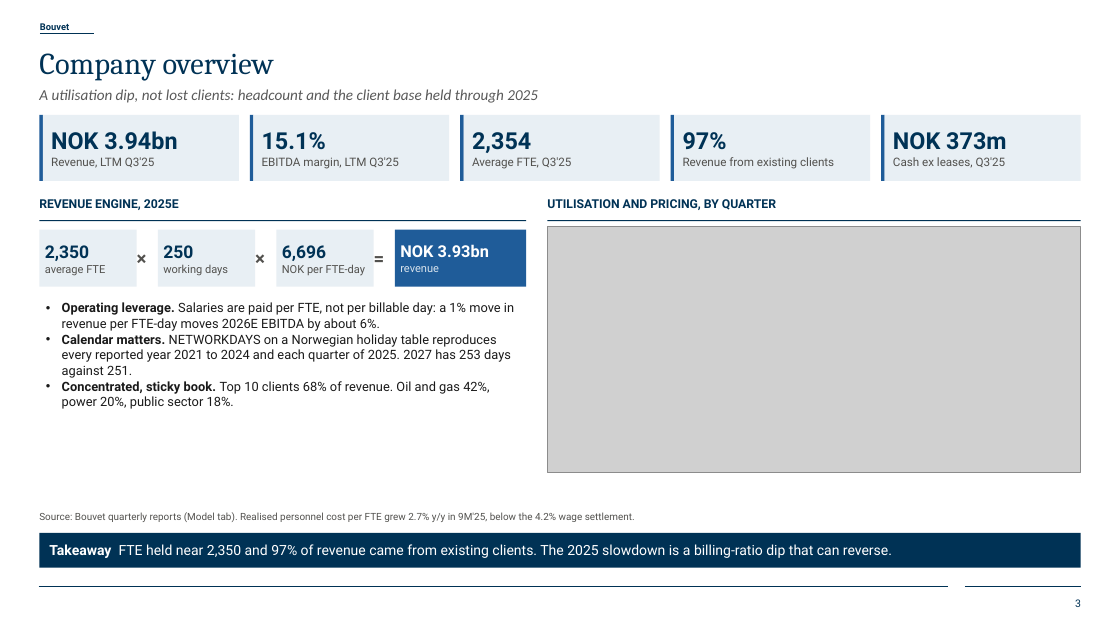
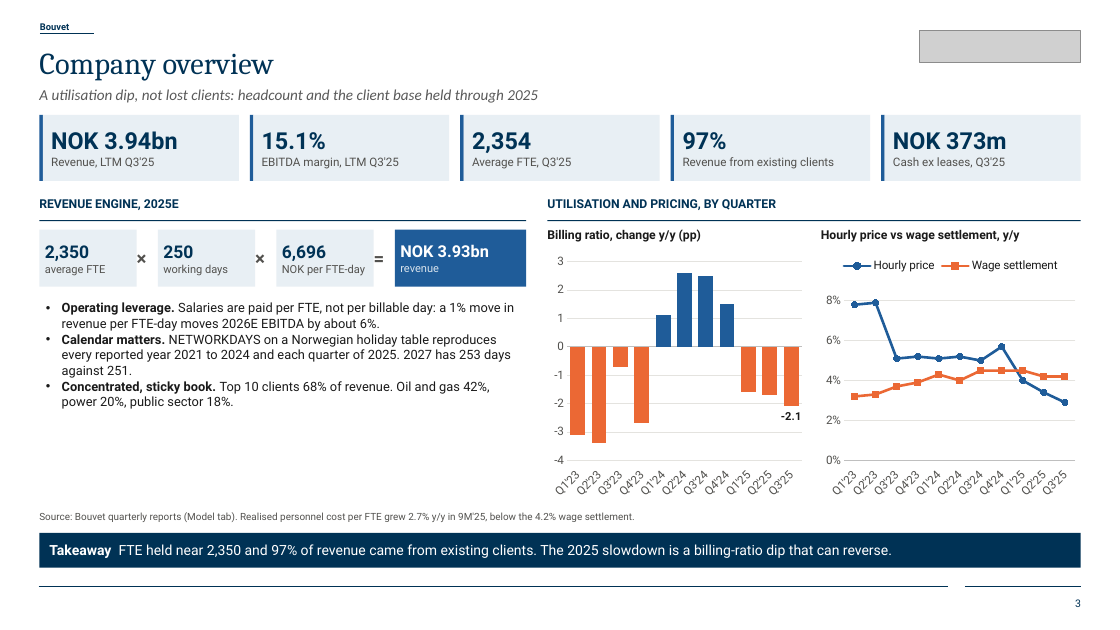
Before and after one commit to TriTacLe/Pareto-Securities-Equity-Research-Case, a slide deck: slide 3 of Pareto Securities Equity research case.pptx. Drawn at 1120x630 pixels with LibreOffice and Linux fonts; fonts in the diff are those of the drawing; grey boxes stand for pictures; background and template pictures are left out. Boxes give left, top, right and bottom in pixels: in the first picture for what was removed or moved away, otherwise in the second. Text is boxed around its words. In the diff, an @@ line names an element or a change of style, - is before the commit and + after.

Commit message:
Use native charts and restore team photos in the deck

```diff
--- a/Pareto Securities Equity research case.pptx
+++ b/Pareto Securities Equity research case.pptx
@@ picture added at (x1=920, y1=30, x2=1081, y2=62) @@
@@ text added at (x1=547, y1=229, x2=701, y2=242), 10.5 pt, text #1A1A1A, bold @@
+Billing ratio, change y/y (pp)
@@ picture removed at (x1=548, y1=227, x2=1081, y2=473) @@
@@ text added at (x1=821, y1=230, x2=1020, y2=242), 10.5 pt, text #1A1A1A, bold @@
+Hourly price vs wage settlement, y/y
@@ column chart added at (x1=548, y1=250, x2=807, y2=503) @@
+categories: Q1'23, Q2'23, Q3'23, Q4'23, Q1'24, Q2'24, Q3'24, Q4'24, Q1'25, Q2'25, Q3'25
+Series 1: -3.1, -3.4, -0.7, -2.7, 1.1, 2.6, 2.5, 1.5, -1.6, -1.7, -2.1
@@ line chart added at (x1=821, y1=250, x2=1081, y2=503) @@
+categories: Q1'23, Q2'23, Q3'23, Q4'23, Q1'24, Q2'24, Q3'24, Q4'24, Q1'25, Q2'25, Q3'25
+Hourly price: 0.078, 0.079, 0.051, 0.052, 0.051, 0.052, 0.05, 0.057, 0.04, 0.034, 0.029
+Wage settlement: 0.032, 0.033, 0.037, 0.039, 0.043, 0.04, 0.045, 0.045, 0.045, 0.042, 0.042
```
Also in this commit, not shown: 3 other slides changed, 1 other file.
